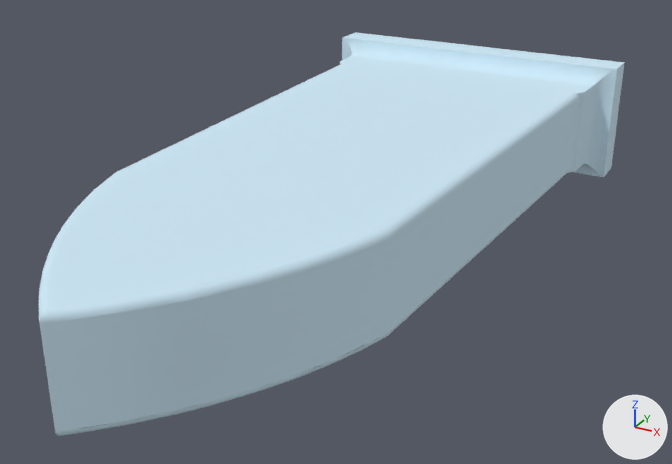
The FBX model Unity Project/Giroux-CAP6117-SANC - crown/Assets/Models/LOD Headstones/PA-402-F.fbx: old version first, new version second.
One viewpoint serves both versions: a 50 mm lens placed at (0.983, -2.71, 0.787), pointed at (0.019, -0.958, -0.089). The axes (+X, +Y, +Z) are drawn at lower right. The lights are the same throughout. The first picture is the older version. Objects named as collision shapes, trigger or cutter boxes, shadow casters or lower levels of detail are left out. Where no turn or scale is listed for an object, it has been applied to the vertices.

Objects in the first picture: 'PA-402-F_LOD0'.
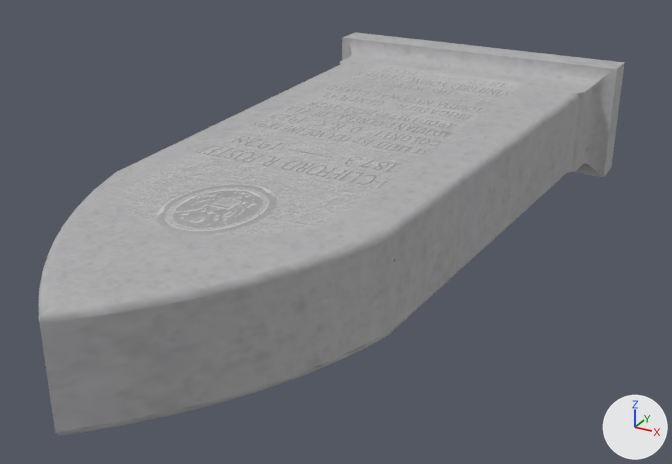
The change, as a list of edits to the scene's bpy script:
```text
Add img_b_402_f_png:
    img_b_402_f_png = load_image('B-402-F.png', '../../Materials/LOD Headstone Mats/B-402-F.png', 1024, 1024, 'sRGB')
Change mat_0_615686_0_811765_0_929412_0_000000_0_119:
    remove mat_0_615686_0_811765_0_929412_0_000000_0_119.base_color = (0.616, 0.812, 0.929)  # blue #cee9f7
    add mat_0_615686_0_811765_0_929412_0_000000_0_119.texture = img_b_402_f_png
    mat_0_615686_0_811765_0_929412_0_000000_0_119.roughness: 1.0 -> 0.859
```

Pixel boxes [x1, y1, x2, y2] of what changed, in the pictures (672 x 464 px):
'PA-402-F_LOD0', surface changed (blue to grey)
    both: [38, 32, 625, 436]
